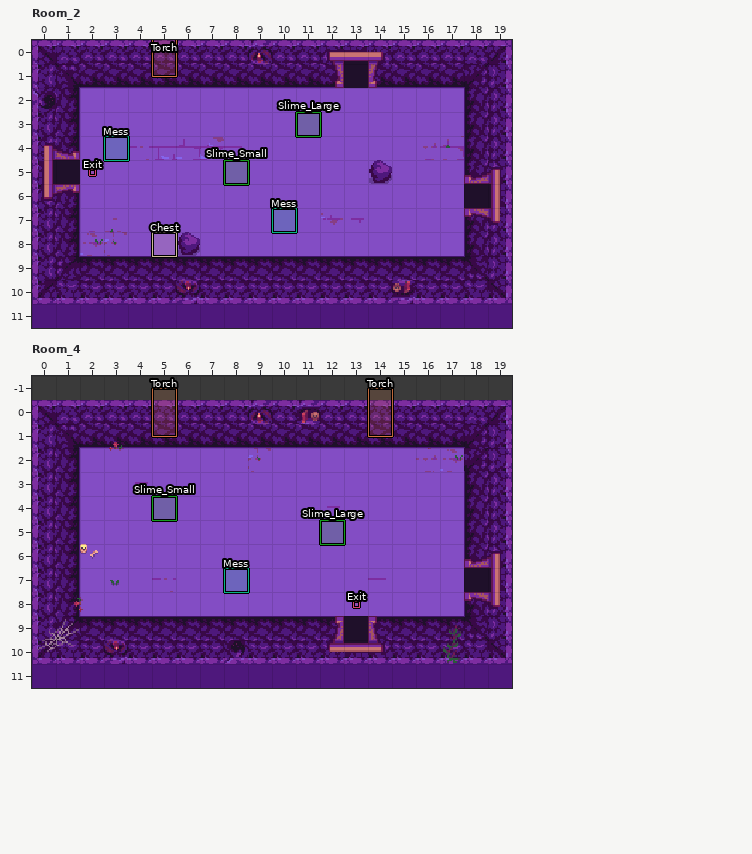
Two versions of a level (LDtk project, media/levels/rooms.ldtk). The picture above is the old version.
Cells are 16x16 px. Shown: Room_2 x 0..19, y 0..11; Room_4 x 0..19, y -1..11. The commit also changed other parts of the map, which this record leaves out.
Once edited:
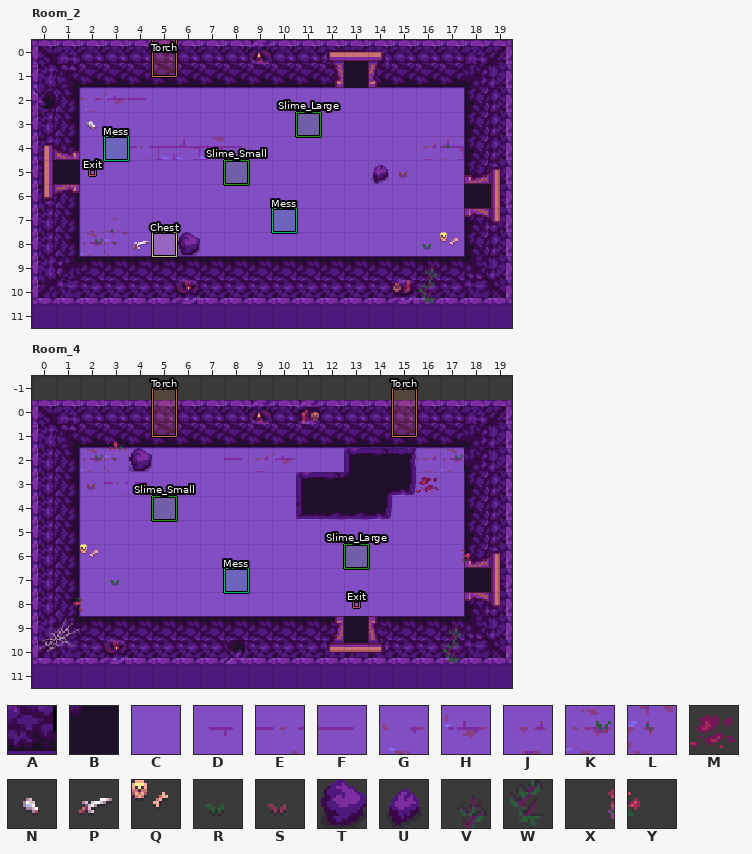
Key: from "IntGrid": A 4 "wall", B 6 "hole"; from "WorldMap": C 35, D 67, E 68, F 69, G 80, H 81, J 82, K 171, L 172, M 277, N 310, P 312, Q 341, R 342, S 343, T 405, U 406, V 507, W 539, X 601, Y 602.
_ is an empty cell, # one hidden under a higher layer, . an unchanged one.
Objects are placed by their top-left corner, in cells (3,4 is the top-left corner of cell 3,4); size is 1x1 cell unless given.
Changes in this commit:
--- layer "Tiles", Room_2
@@ x 2..4 @@
- 2 CCC
+ 2 GHF
--- layer "Decoration", Room_2
@@ x 2..2 @@
- 3 _
+ 3 N
@@ x 14..15 @@
- 5 T_
+ 5 US
@@ x 4..17 @@
- 7 ........HD....
- 8 _...........__
- 9 ............_.
-10 ............_.
+ 7 ........__....
+ 8 P...........RQ
+ 9 ............V.
+10 ............W.
--- layer "IntGrid", Room_4
@@ x 4..15 @@
- 2 _........___
- 3 ......._____
- 4 .......____.
- 5 ........__..
- 6 ........._..
+ 2 A........BBB
+ 3 .......BBBBB
+ 4 .......BBBB.
+ 5 ........AA..
+ 6 .........A..
--- layer "Tiles", Room_4
@@ x 2..15 @@
- 2 CC.........CCC
- 3 .C.......CCCCC
- 4 .........C#CC.
+ 2 KL.........___
+ 3 .E......._____
+ 4 .........____.
--- layer "Decoration", Room_4
@@ x 2..16 @@
- 2 .._..._L_......
- 3 _............._
- 4 ..........D....
+ 2 ..T...FJH......
+ 3 S.............M
+ 4 .........._....
@@ x 5..18 @@
- 6 ............__
- 7 E........F....
+ 6 ............XY
+ 7 _........_....
--- layer "Entities", Room_4
-"Slime_Large" rectangle at 12,5
+"Slime_Large" rectangle at 13,6
-"Torch" rectangle at 14,-0.5 size 1x2
+"Torch" rectangle at 15,-0.5 size 1x2
